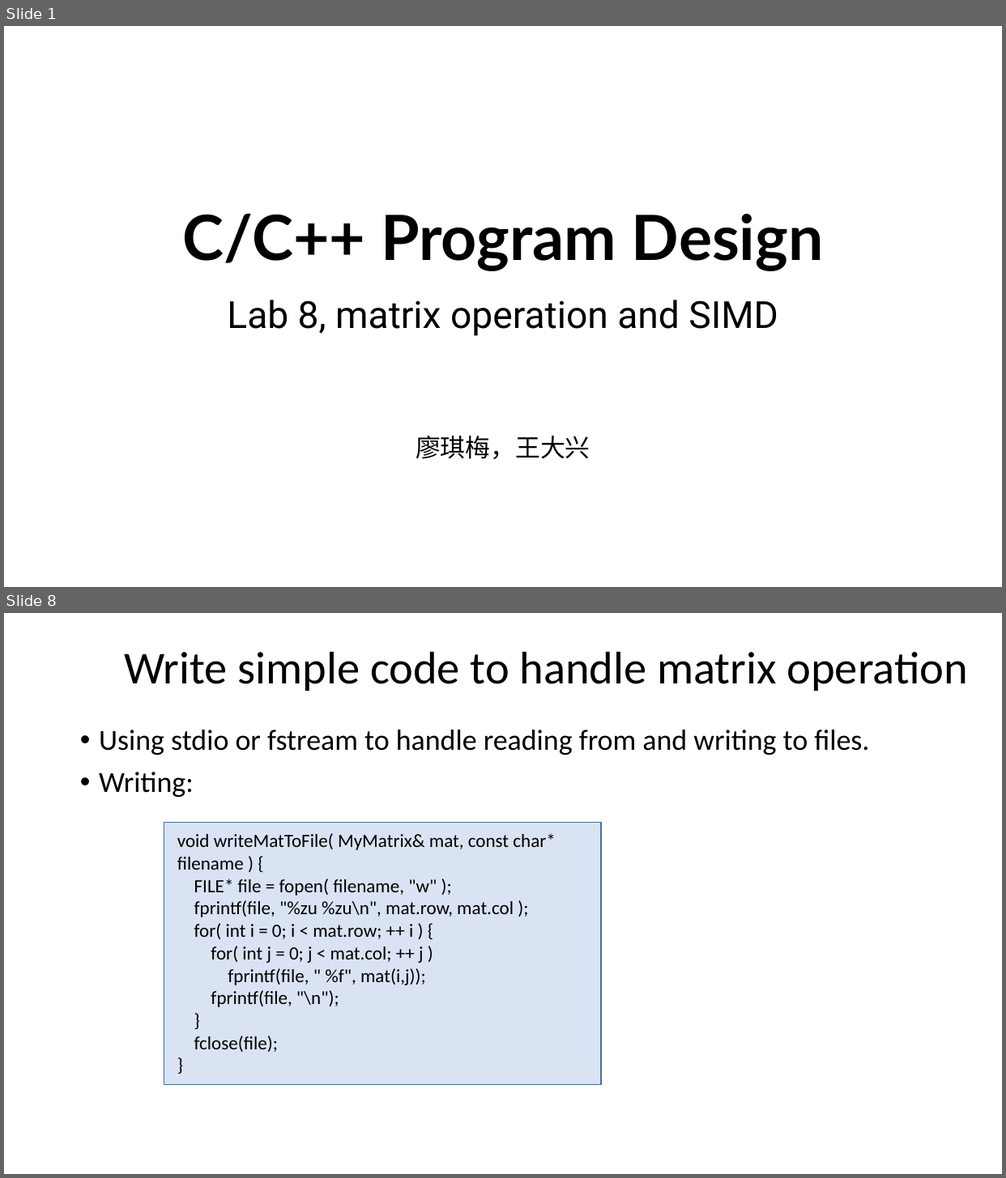
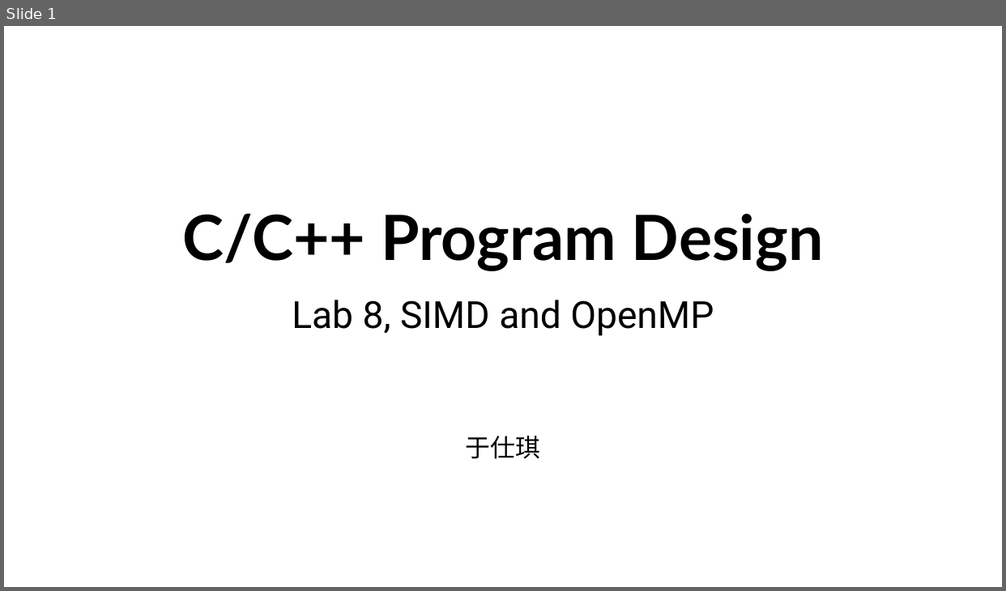
Before and after one commit to ShiqiYu/CPP, a slide deck: week08/Lab08.pptx. Shown one above the other, each under a label of ours: slides 1 and 8 before the commit, slide 1 after it; the slides between them are not shown. The pictures are 1006x1178 and 1006x591 pixels, drawn with LibreOffice and Linux fonts; fonts in the diff are those of the drawing; background and template pictures are left out. Boxes give left, top, right and bottom in pixels: in the first picture for what was removed or moved away, otherwise in the second. Text is boxed around its words. In the diff, an @@ line names an element or a change of style, - is before the commit and + after.

```diff
--- a/week08/Lab08.pptx
+++ b/week08/Lab08.pptx
@@ slide 8 removed at box(4, 613, 1002, 1174), background #FFFFFF @@
@@ title removed at box(124, 651, 968, 691) @@
-Write simple code to handle matrix operation
@@ text removed at box(99, 730, 869, 797) @@
-• Using stdio or fstream to handle reading from and writing to files.
-• Writing:
@@ rectangle removed at box(164, 823, 602, 1085) @@
@@ text removed at box(177, 833, 555, 1052) @@
-void writeMatToFile( MyMatrix& mat, const char* filename ) {
-FILE* file = fopen( filename, "w" );
-fprintf(file, "%zu %zu\n", mat.row, mat.col );
-for( int i = 0; i < mat.row; ++ i ) {
-for( int j = 0; j < mat.col; ++ j )
-fprintf(file, " %f", mat(i,j));
-fprintf(file, "\n");
-}
-fclose(file);
-}
@@ slide 1 changed as well @@
@@ subtitle at box(292, 300, 714, 459): text changed @@
-Lab 8, matrix operation and SIMD
-廖琪梅，王大兴
+Lab 8, SIMD and OpenMP
+于仕琪
```
Also in this commit, not shown: 2 other slides changed, 11 slides added, 28 other slides removed, 1 other file.
